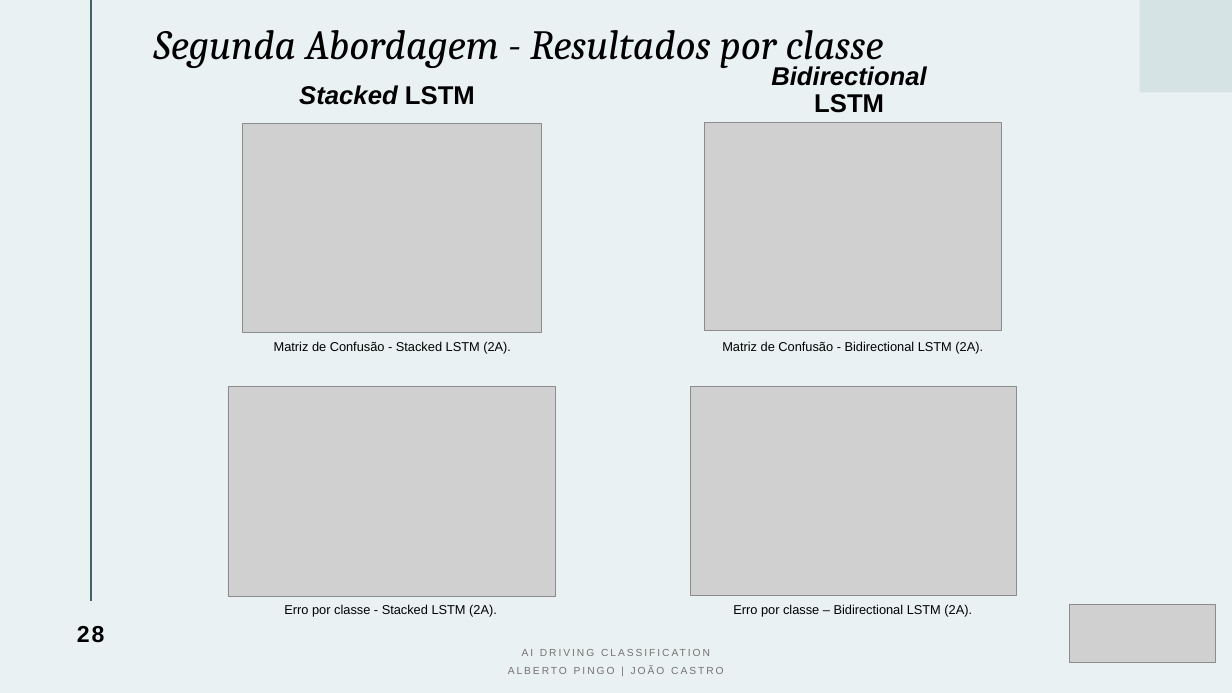
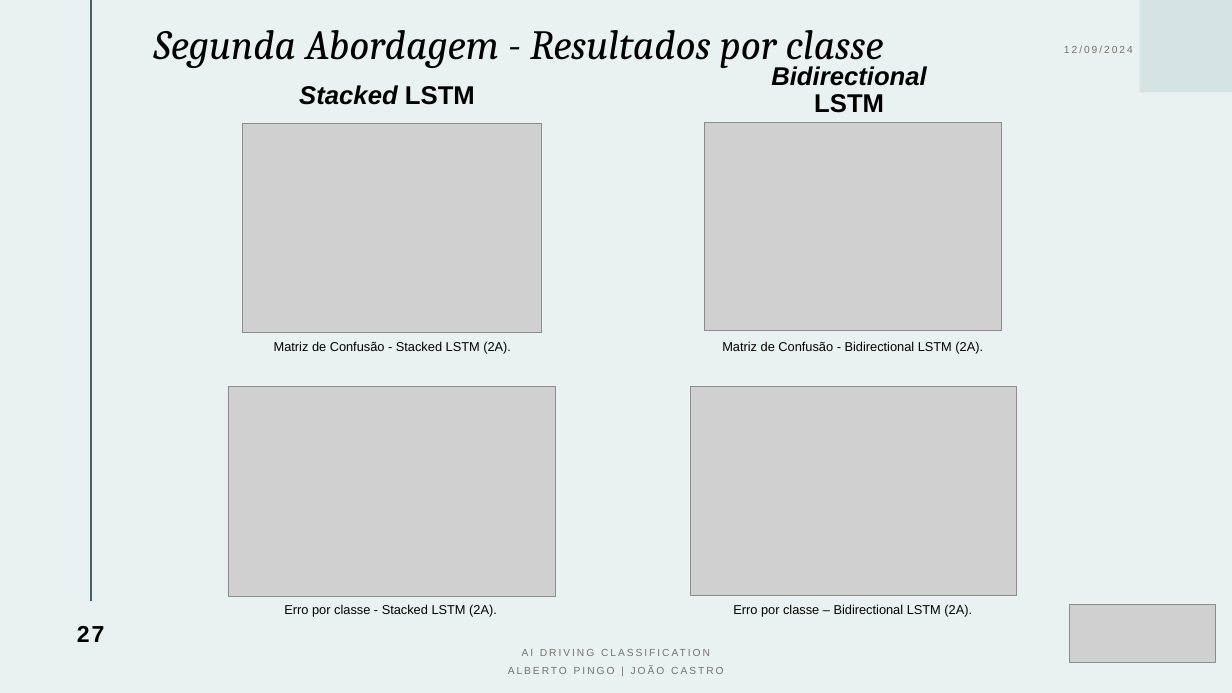
Before and after one commit to albertopingo/AI-driving-classification_FinalProject_CEng, a slide deck: slide 27 of ProjInf_AI_Driving_Classification.pptx (slide 28 before the commit). Drawn at 1232x693 pixels with LibreOffice and Linux fonts; fonts in the diff are those of the drawing; grey boxes stand for pictures. Boxes give left, top, right and bottom in pixels: in the first picture for what was removed or moved away, otherwise in the second. Text is boxed around its words. In the diff, an @@ line names an element or a change of style, - is before the commit and + after.

```diff
--- a/ProjInf_AI_Driving_Classification.pptx
+++ b/ProjInf_AI_Driving_Classification.pptx
@@ text added at [1064,45,1133,53], 8 pt, text #767171 @@
+12/09/2024
@@ page number at [77,626,105,642]: text changed @@
-28
+27
```
Also in this commit, not shown: 30 other slides changed, 1 slide removed.
